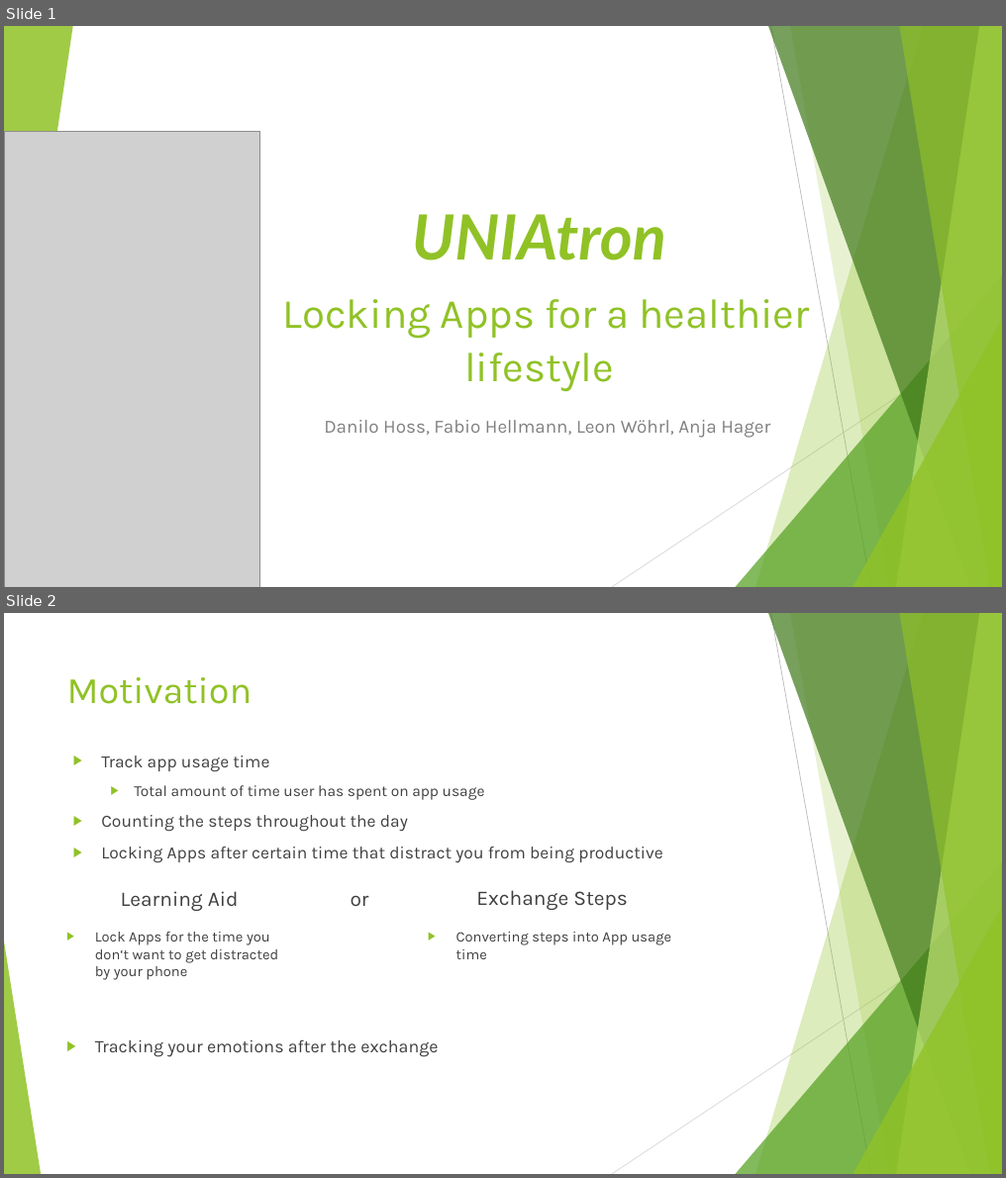
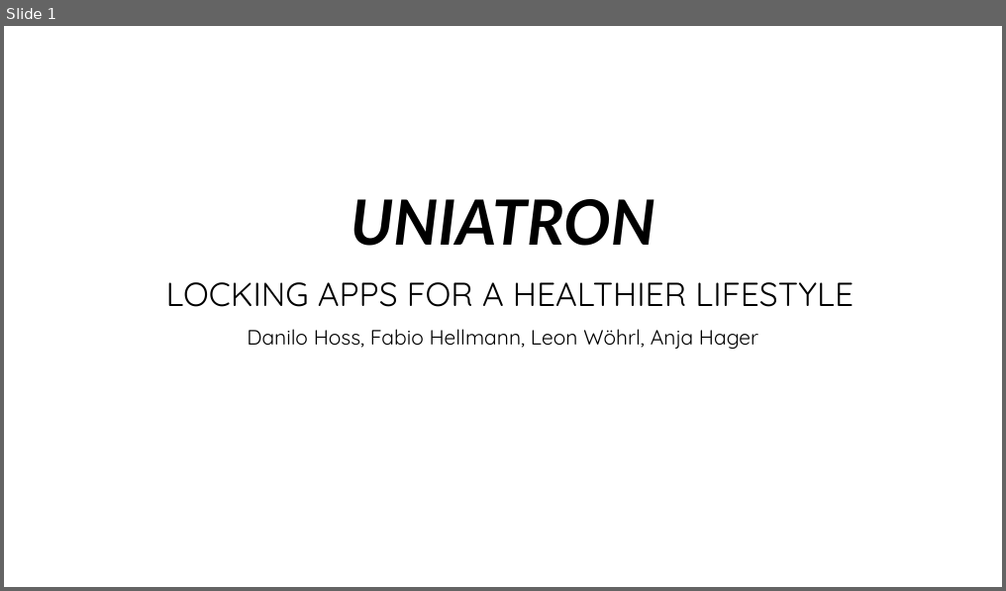
Before and after one commit to FHellmann/Uniatron, a slide deck: doc/Presentation/Uniatron-Presentation1207.pptx. Shown one above the other, each under a label of ours: slides 1 and 2 before the commit, slide 1 after it. The pictures are 1006x1178 and 1006x591 pixels, drawn with LibreOffice and Linux fonts; fonts in the diff are those of the drawing; grey boxes stand for pictures; background and template pictures are left out. Boxes give left, top, right and bottom in pixels: in the first picture for what was removed or moved away, otherwise in the second. Text is boxed around its words. In the diff, an @@ line names an element or a change of style, - is before the commit and + after.

```diff
--- a/doc/Presentation/Uniatron-Presentation1207.pptx
+++ b/doc/Presentation/Uniatron-Presentation1207.pptx
@@ slide 2 removed at bbox=[4, 613, 1002, 1174], background #FFFFFF; not listed: 9 template elements that a slide beside it also shows @@
@@ title removed at bbox=[67, 677, 252, 704] @@
-Motivation
@@ text removed at bbox=[101, 756, 663, 863] @@
-▶ Track app usage time
-  ▶ Total amount of time user has spent on app usage
-▶ Counting the steps throughout the day
-▶ Locking Apps after certain time that distract you from being productive
@@ text removed at bbox=[121, 891, 239, 911] @@
-Learning Aid
@@ text removed at bbox=[350, 895, 369, 906] @@
-or
@@ text removed at bbox=[476, 890, 628, 910] @@
-Exchange Steps
@@ text removed at bbox=[95, 932, 278, 980] @@
-▶ Lock Apps for the time you don‘t want to get distracted by your phone
@@ text removed at bbox=[456, 932, 672, 959] @@
-▶ Converting steps into App usage time
@@ triangle removed at bbox=[4, 942, 41, 1174] @@
@@ text removed at bbox=[95, 1040, 438, 1058] @@
-▶ Tracking your emotions after the exchange
@@ slide 1 changed as well @@
@@ group removed at bbox=[4, 26, 1002, 587]: 5 freeform shapes, 3 triangles, 2 lines @@
@@ picture removed at bbox=[4, 132, 260, 587] @@
@@ title at bbox=[166, 199, 853, 307]: text changed; size 40 to 32 pt; font Karla to Quicksand; text colour #90C226 to #000000 @@
-UNIAtron
-Locking Apps for a healthier lifestyle
+UNIATRON
+LOCKING APPS FOR A HEALTHIER LIFESTYLE
@@ subtitle "Danilo Hoss, Fabio Hellmann, Leon ...": place and size @@
-subtitle "Danilo Hoss, Fabio Hellmann, Leon ..." at bbox=[324, 420, 770, 438]
+subtitle "Danilo Hoss, Fabio Hellmann, Leon ..." at bbox=[247, 329, 758, 349]
@@ subtitle "Danilo Hoss, Fabio Hellmann, Leon ..." at bbox=[247, 329, 758, 349]: size 18 to 20 pt, font Karla to Quicksand, text colour #808080 to #000000; alignment right to centre; line spacing 1 to 0.9 @@
```
Also in this commit, not shown: 1 other slide changed, 4 slides added, 7 other slides removed.
